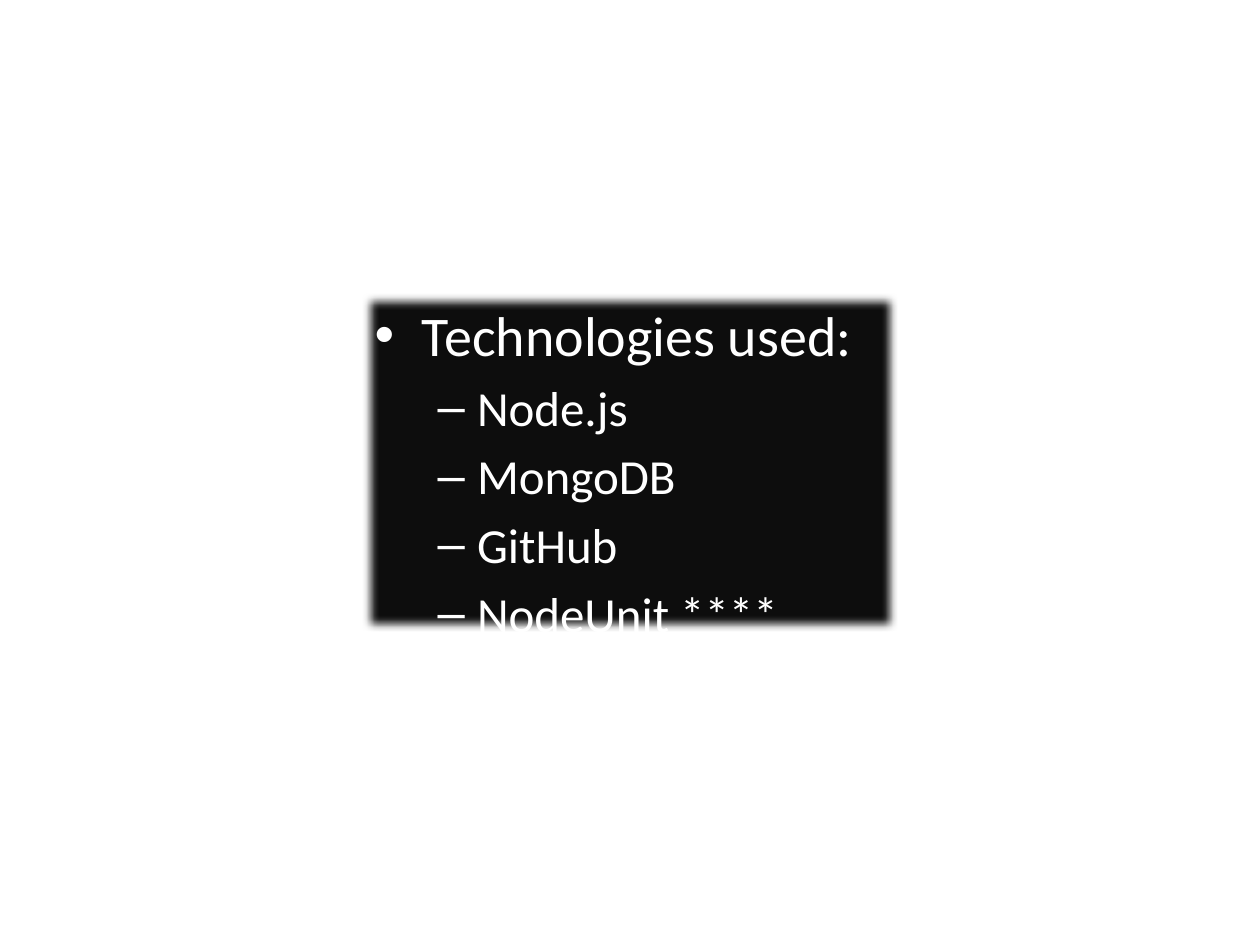
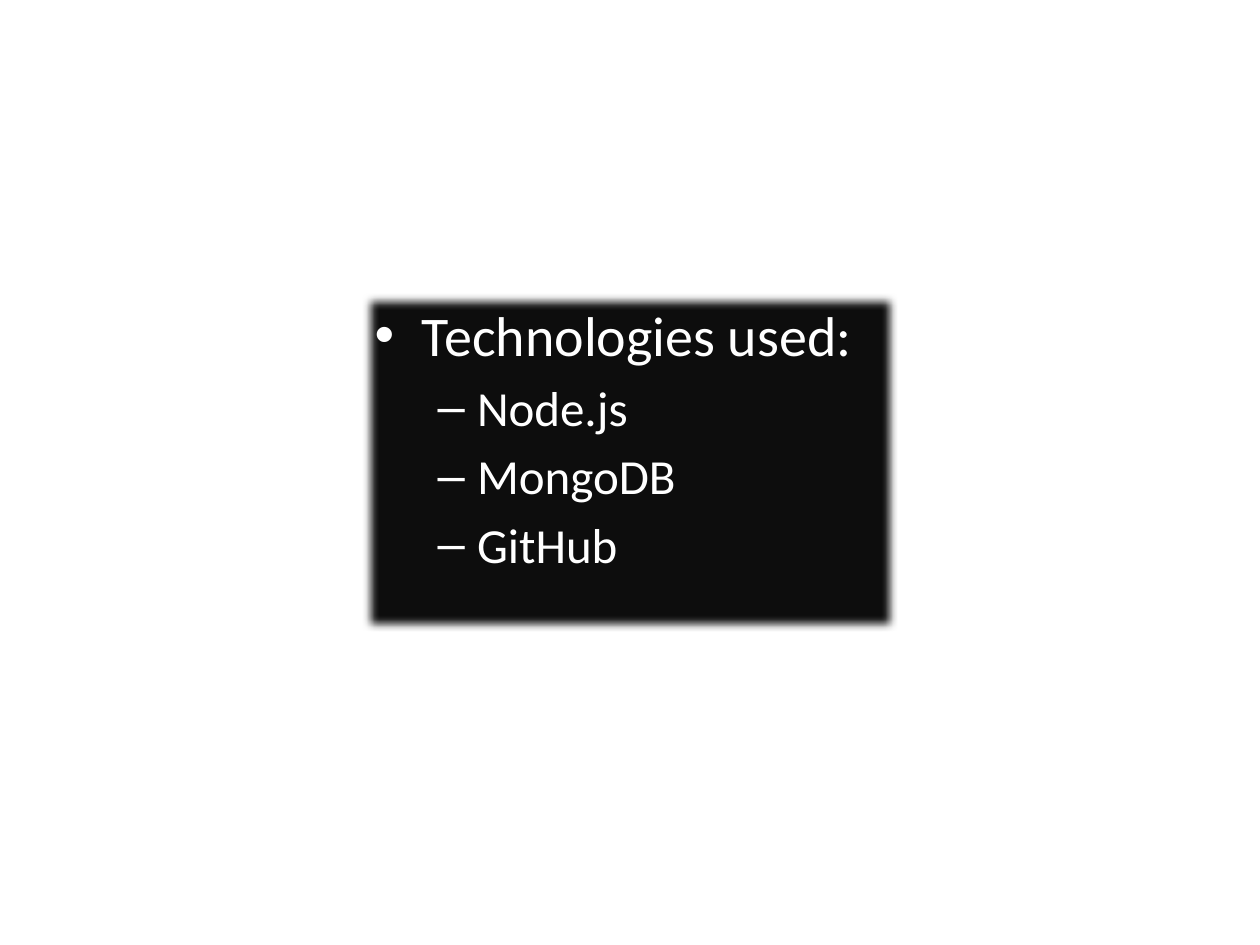
Before and after one commit to BuzzSpaceB/Authorization, a slide deck: slide 9 of Authentication - B.pptx. Drawn at 1260x945 pixels with LibreOffice and Linux fonts; fonts in the diff are those of the drawing; background and template pictures are left out. Boxes give left, top, right and bottom in pixels: in the first picture for what was removed or moved away, otherwise in the second. Text is boxed around its words. In the diff, an @@ line names an element or a change of style, - is before the commit and + after.

```diff
--- a/Authentication - B.pptx
+++ b/Authentication - B.pptx
@@ text at [477,592,669,644]: paragraph removed @@
-  – NodeUnit ****
```
Also in this commit, not shown: 1 other slide changed, 1 other file.
